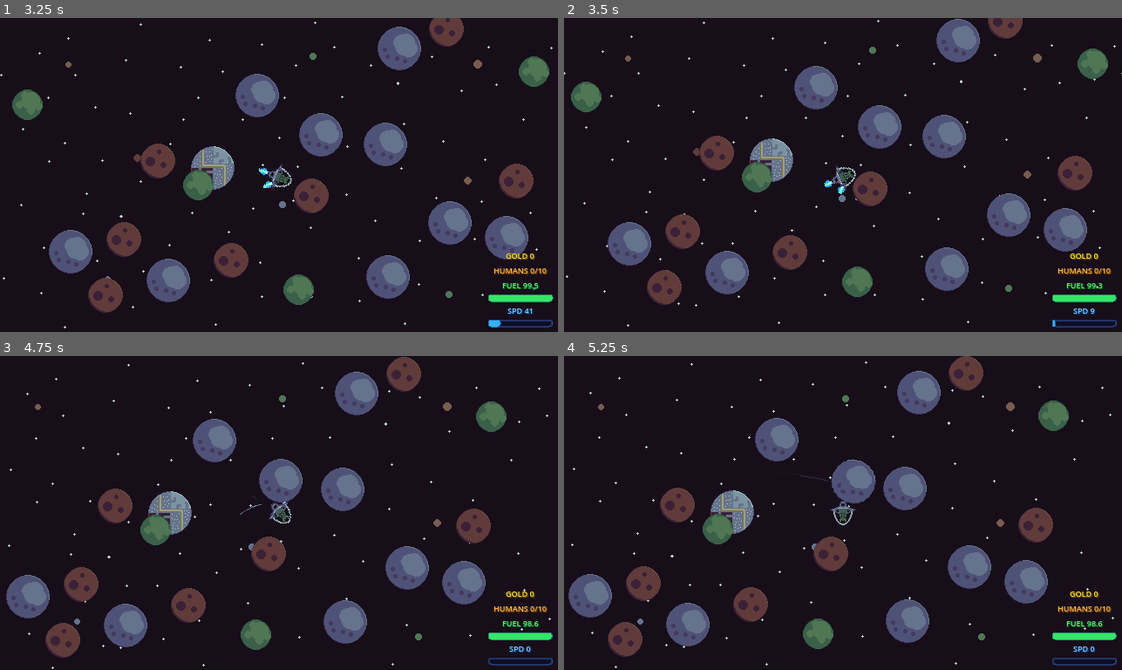
Above: before the commit, frames 1-4 (two rows, left to right).
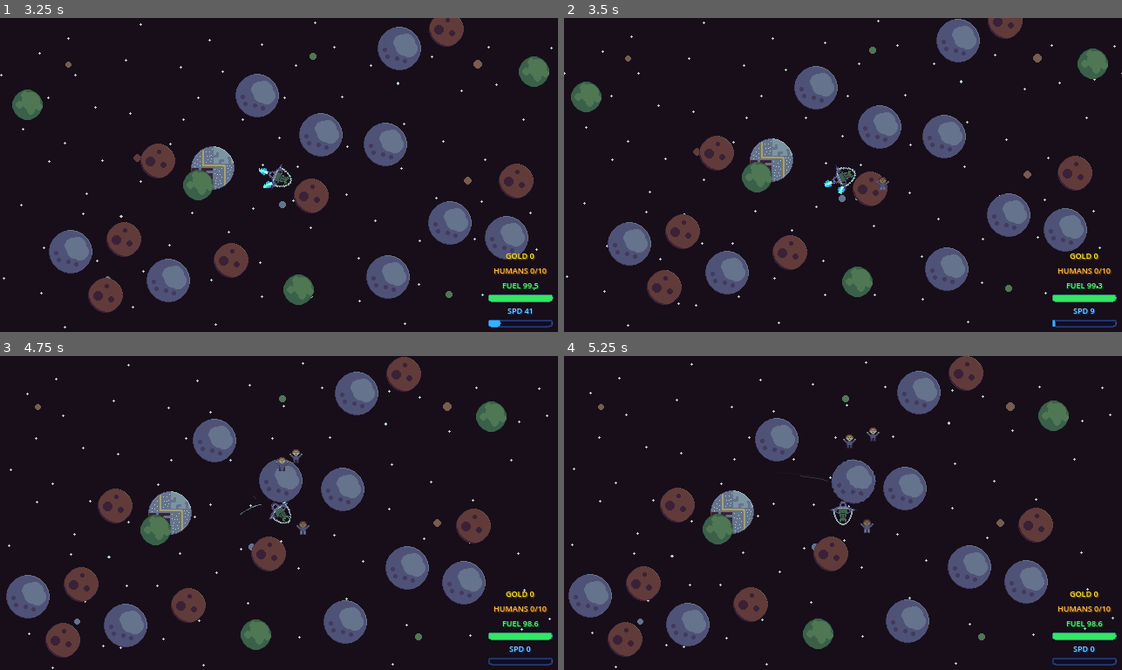
Above: after the commit, the same moments.

Repository: oe555/project-eat-humans
Game: Godot game, scene res://Scenes/main_scene.tscn
The game is run twice, just before and just after one commit, with the same random seed, the same clock (stepped at 60 frames per second) and the same inputs.
Inputs:
- Up to frame 1 (3.25 s): tap Enter at 0.5, 2.75 s; hold W (accelerate) 0.53-1.25 s; hold S (break) 0.53-1.25 s; tap P (open_shop) at 0.77, 2.27 s; click "T1 100g" at 1.25 s; tap Space at 2 s; tap D (rotate_clockwise) at 2.1 s; hold W (accelerate) from 2.78 s (still down); hold A (rotate_counterclockwise) from 2.78 s (still down)
- Up to frame 2 (3.5 s): keep holding W (accelerate); keep holding A (rotate_counterclockwise)
- Up to frame 3 (4.75 s): release A (rotate_counterclockwise) at 3.53 s; tap S (break) at 3.6 s; tap P (open_shop) at 3.77, 4.52 s; release W (accelerate) at 4.28 s; hold D (rotate_clockwise) from 4.28 s (still down)
- Up to frame 4 (5.25 s): release D (rotate_clockwise) at 5.03 s; tap A (rotate_counterclockwise) at 5.1 s

Frame 1 is identical in both runs. In frame 2, less than 0.1% of the frame differs, in the area x 55-59%, y 50-55%; in frame 3, 0.2%; in frame 4, 0.2%, in the area x 50-57%, y 22-57%.

Commit message:
planets to drop items on boop

Diff:
--- /dev/null
+++ b/Scenes/drop_item.tscn
@@ -0,0 +1,16 @@
+[gd_scene load_steps=3 format=3]
+
+[ext_resource type="Script" path="res://Scripts/World/drop_item.gd" id="1"]
+
+[sub_resource type="CircleShape2D" id="CircleShape2D_1"]
+radius = 8.0
+
+[node name="DropItem" type="Area2D"]
+script = ExtResource("1")
+
+[node name="Sprite2D" type="Sprite2D" parent="."]
+
+[node name="CollisionShape2D" type="CollisionShape2D" parent="."]
+shape = SubResource("CircleShape2D_1")
+
+[connection signal="body_entered" from="." to="." method="_on_body_entered"]
--- /dev/null
+++ b/Scripts/World/drop_item.gd
@@ -0,0 +1,28 @@
+class_name DropItem
+extends Area2D
+
+enum Type { GOLD, HUMAN }
+
+var item_type: Type
+var drift_velocity: Vector2
+
+@onready var _sprite: Sprite2D = $Sprite2D
+
+func _ready() -> void:
+	body_entered.connect(_on_body_entered)
+
+func _physics_process(delta: float) -> void:
+	position += drift_velocity * delta
+	drift_velocity = drift_velocity.move_toward(Vector2.ZERO, 20.0 * delta)
+
+func _on_body_entered(body: Node2D) -> void:
+	if not body.is_in_group("player"):
+		return
+	if item_type == Type.GOLD:
+		GameState.gold += 10
+		SignalBus.gold_changed.emit(GameState.gold)
+	elif item_type == Type.HUMAN:
+		if body.humans >= body.human_capacity:
+			return
+		body.humans += 1
+	queue_free()
--- a/Scripts/World/planet.gd
+++ b/Scripts/World/planet.gd
@@ -1,5 +1,15 @@
 class_name Planet
 extends RigidBody2D
+
+const DROP_SCENE: PackedScene = preload("res://Scenes/drop_item.tscn")
+
+const GOLD_TEXTURE: Texture2D = preload("res://Assets/Art/Resources/resource_gold.png")
+const HUMAN_TEXTURES: Array[Texture2D] = [
+	preload("res://Assets/Art/Resources/resource_human_1.png"),
+	preload("res://Assets/Art/Resources/resource_human_2.png"),
+	preload("res://Assets/Art/Resources/resource_human_3.png"),
+	preload("res://Assets/Art/Resources/resource_human_4.png"),
+]
 
 var data: PlanetData
 
@@ -27,3 +37,37 @@
 		var shape := (_collision.shape as CircleShape2D).duplicate() as CircleShape2D
 		shape.radius = radius
 		_collision.shape = shape
+
+func drop_items(impact_speed: float) -> void:
+	var drop_count := int(impact_speed / 25.0)
+	if drop_count <= 0:
+		return
+
+	var gold_chance: float = 0.0
+	match data.planet_type:
+		1:
+			gold_chance = 0.25
+		2:
+			gold_chance = 0.0
+		3:
+			gold_chance = 0.10
+
+	for i in drop_count:
+		var is_gold := randf() < gold_chance
+		var item := DROP_SCENE.instantiate() as DropItem
+
+		if is_gold:
+			item.item_type = DropItem.Type.GOLD
+			item.get_node("Sprite2D").texture = GOLD_TEXTURE
+		else:
+			item.item_type = DropItem.Type.HUMAN
+			item.get_node("Sprite2D").texture = HUMAN_TEXTURES[randi() % HUMAN_TEXTURES.size()]
+
+		item.global_position = global_position
+		# Scatter items outward in random directions
+		var angle := randf() * TAU
+		var scatter_dist := randf_range(10.0, 30.0)
+		item.global_position += Vector2.from_angle(angle) * scatter_dist
+		item.drift_velocity = Vector2.from_angle(angle) * randf_range(30.0, 80.0)
+
+		get_tree().current_scene.add_child(item)
--- a/Scripts/player.gd
+++ b/Scripts/player.gd
@@ -82,10 +82,12 @@
 		var collider := collision.get_collider()
 		if collider is Planet:
 			var planet := collider as Planet
-			var impact_velocity := collision.get_travel() + collision.get_remainder()
+			var impact_speed := velocity.length()
 			# Apply impulse to planet proportional to ship speed
 			var impulse := velocity * (1.0 / planet.mass) * 50.0
 			planet.apply_central_impulse(impulse)
+			# Drop items based on impact speed
+			planet.drop_items(impact_speed)
 			# Decelerate ship — lose speed proportional to planet mass ratio
 			var speed_loss := clampf(planet.mass / (planet.mass + 10.0), 0.3, 0.8)
 			velocity *= (1.0 - speed_loss)
Not shown, added: Scripts/World/drop_item.gd.uid
